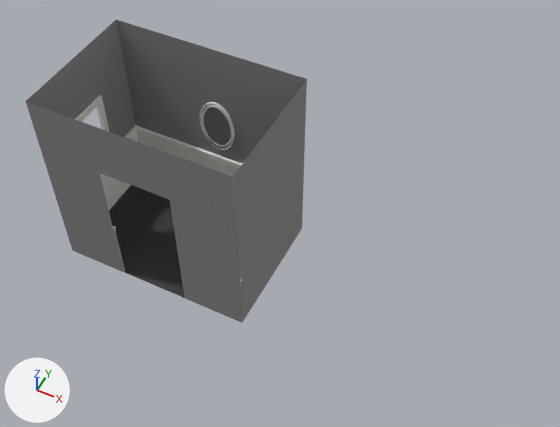
A saved change to the Blender file Assets/models/floor_2/bathroom01/bathroom01r_walls_floor_and_ceiling.blend.
Rendered twice from a 50 mm lens placed at (14.41, -19.18, 28.22), pointed at (4.85, -0.06, 4.31). The lights are fixed; the arrows at lower left show +X, +Y and +Z.

The first picture shows 'floor', 'mirror_frame', 'mirror_glass', 'paneled_wall_right', 'paneled_wall_top', 'wall_bottom', 'wall_left', 'wall_right', 'wall_top'.
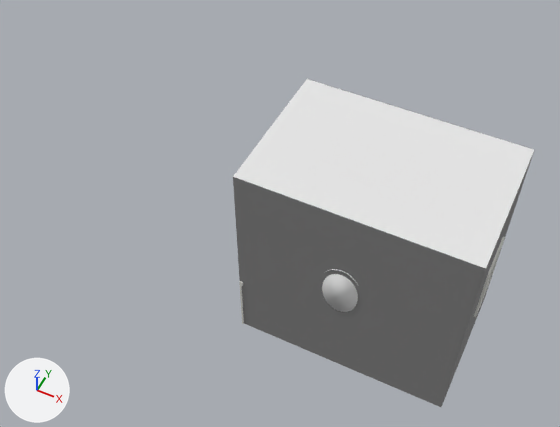
Changed parts and their boxes (x1, y1, x2, y2) in the pictures (560 x 427 px):
'wall_top', moved, turned
    before: (116, 20, 306, 163)
    after: (233, 177, 486, 407)
'ceiling', shown
    after: (233, 79, 534, 269)
'wall_bottom', moved, turned
    before: (26, 102, 242, 323)
    after: (312, 80, 531, 210)
'wall_left', turned (not visible afterwards)
    before: (233, 79, 307, 322)
'wall_right', moved, turned
    before: (26, 20, 135, 137)
    after: (442, 152, 534, 405)
'floor', moved, turned (not visible afterwards)
    before: (109, 185, 239, 298)
'paneled_wall_top', moved, turned (not visible afterwards)
    before: (135, 126, 243, 204)
'mirror_frame', moved, turned
    before: (200, 102, 235, 150)
    after: (322, 269, 359, 312)
'mirror_glass', moved, turned (not visible afterwards)
    before: (204, 107, 231, 145)
'window_frame', moved, turned
    before: (75, 95, 109, 132)
    after: (474, 236, 505, 317)
'paneled_wall_right', moved, turned (not visible afterwards)
    before: (100, 125, 139, 210)
'paneled_wall_top.001', moved, turned (not visible afterwards)
    before: (113, 226, 242, 313)

What changed in the scene script:
```text
Change ob_wall_right:
    ob_wall_right.location: (-4.5, 0.0, 4.5) -> (13.5, 0.0, 4.5)
    ob_wall_right.rotation_euler: (1.571, 0.0, 1.571) -> (1.571, 0.0, 4.712)  # degrees (90, 0, 90) -> degrees (90, 0, 270)
Change ob_wall_top:
    ob_wall_top.location: (0.0, 3.0, 4.5) -> (9.0, -3.0, 4.5)
    ob_wall_top.rotation_euler: (1.571, 0.0, 0.0) -> (1.571, 0.0, 3.142)  # degrees (90, 0, 0) -> degrees (90, 0, 180)
Change ob_wall_bottom:
    ob_wall_bottom.location: (0.0, -3.01, 4.5) -> (9.0, 3.01, 4.5)
    ob_wall_bottom.rotation_euler: (1.571, 0.0, 3.142) -> (1.571, 0.0, 6.283)  # degrees (90, 0, 180) -> degrees (90, 0, 360)
Change ob_mirror_glass:
    ob_mirror_glass.location: (0.2, 2.95, 4.82) -> (8.8, -2.95, 4.82)
    ob_mirror_glass.rotation_euler: (1.571, 0.0, 0.0) -> (1.571, 0.0, 3.142)  # degrees (90, 0, 0) -> degrees (90, 0, 180)
Change ob_mirror_frame:
    ob_mirror_frame.location: (0.2, 2.87, 4.82) -> (8.8, -2.87, 4.82)
    ob_mirror_frame.rotation_euler: (1.571, -0.0175, 0.0) -> (1.571, -0.0175, 3.142)  # degrees (90, -1, 0) -> degrees (90, -1, 180)
Change ob_floor:
    ob_floor.location: (0.0, 0.0, 0.0) -> (9.0, 0.0, 0.0)
    ob_floor.rotation_euler: (0.0, 0.0, 0.0) -> (0.0, 0.0, 3.142)  # degrees (0, 0, 0) -> degrees (0, 0, 180)
Change ob_ceiling:
    ob_ceiling.location: (0.0, 0.0, 9.0) -> (9.0, 0.0, 9.0)
    ob_ceiling.rotation_euler: (0.0, 3.142, 0.0) -> (0.0, 3.142, 3.142)  # degrees (0, 180, 0) -> degrees (0, 180, 180)
    remove ob_ceiling.hide_set(True)  # its collection is switched off
Change ob_wall_left:
    ob_wall_left.rotation_euler: (1.571, 0.0, -1.571) -> (1.571, 0.0, 1.571)  # degrees (90, 0, -90) -> degrees (90, 0, 90)
```
